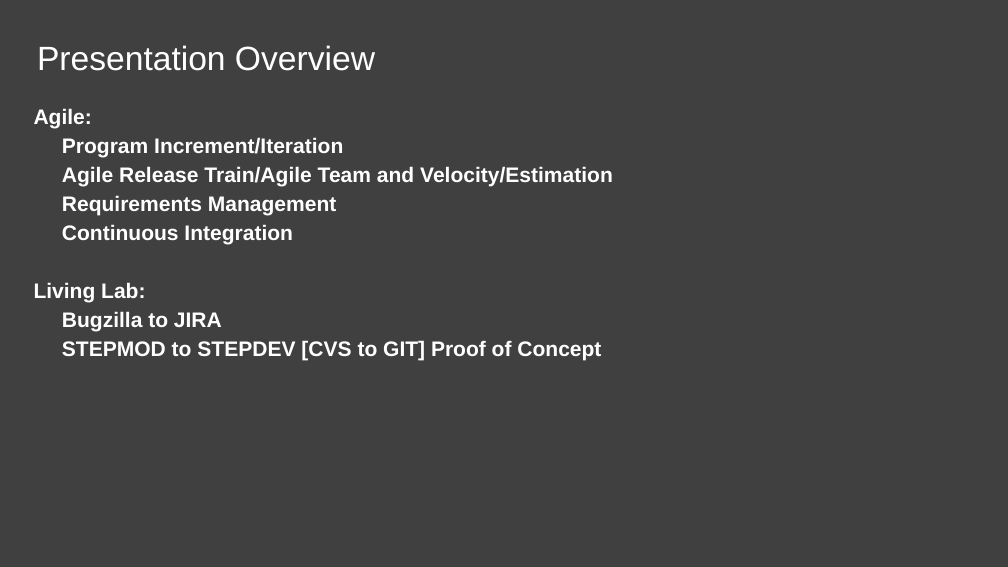
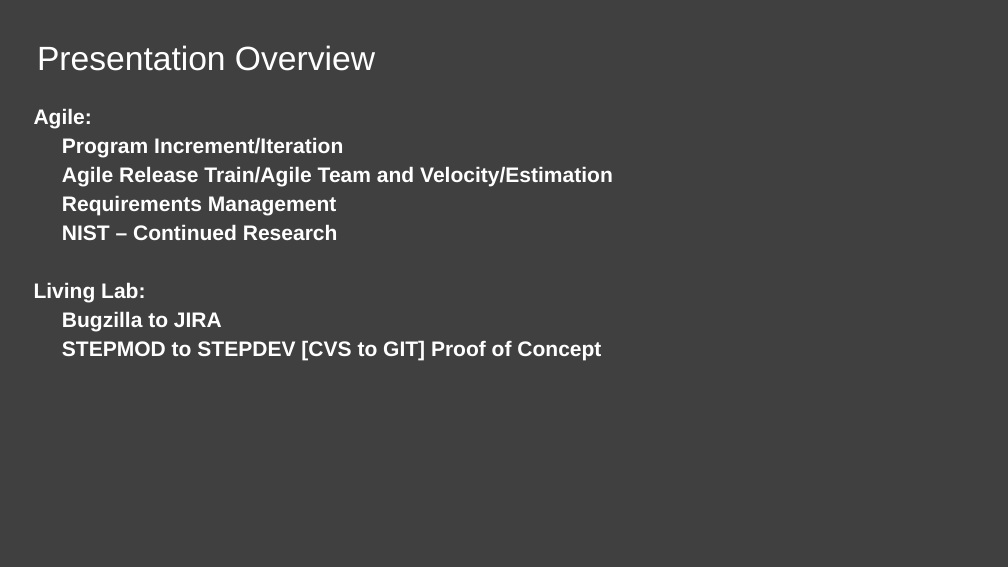
Before and after one commit to agile4mbsd/papers, a slide deck: slide 2 of 01 - Agile for Model-Based Standards Development/D - Presentations/PDES.Presentation.pptx. Drawn at 1008x567 pixels with LibreOffice and Linux fonts; fonts in the diff are those of the drawing; background and template pictures are left out. Boxes give left, top, right and bottom in pixels: in the first picture for what was removed or moved away, otherwise in the second. Text is boxed around its words. In the diff, an @@ line names an element or a change of style, - is before the commit and + after.

```diff
--- a/01 - Agile for Model-Based Standards Development/D - Presentations/PDES.Presentation.pptx
+++ b/01 - Agile for Model-Based Standards Development/D - Presentations/PDES.Presentation.pptx
@@ text at <box>62,224,338,240</box>: text changed @@
-  Continuous Integration
+  NIST – Continued Research
```
Also in this commit, not shown: 1 other slide changed, 2 slides added, 3 slides removed.
